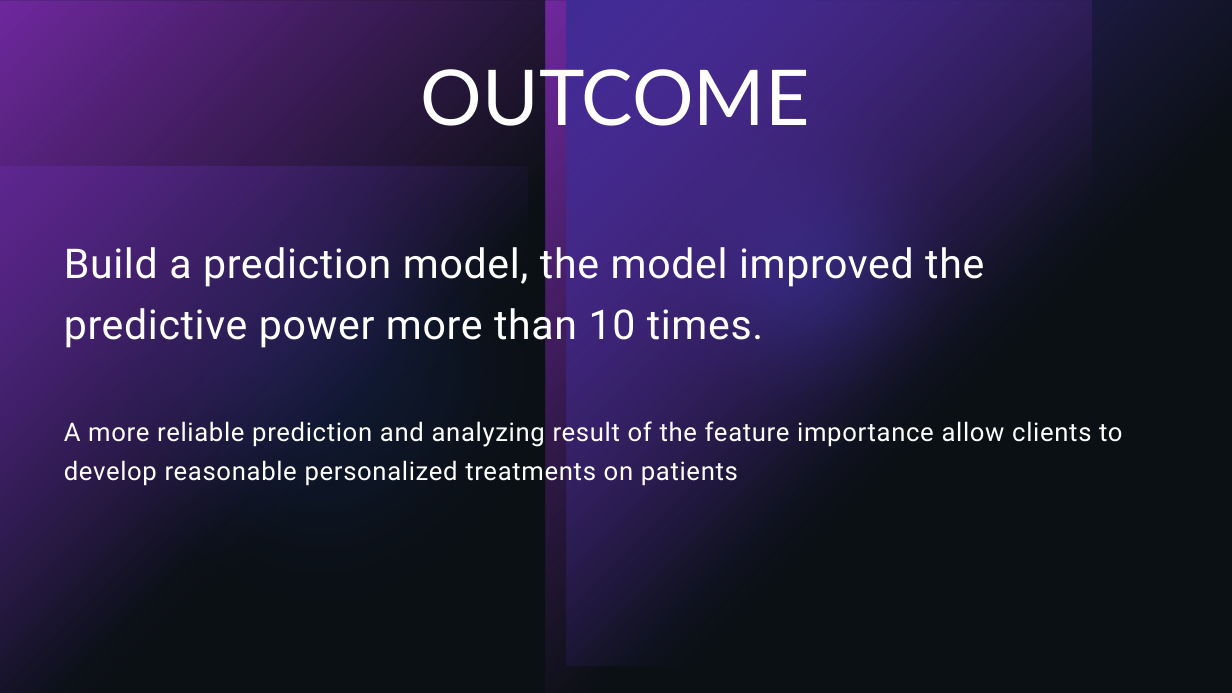
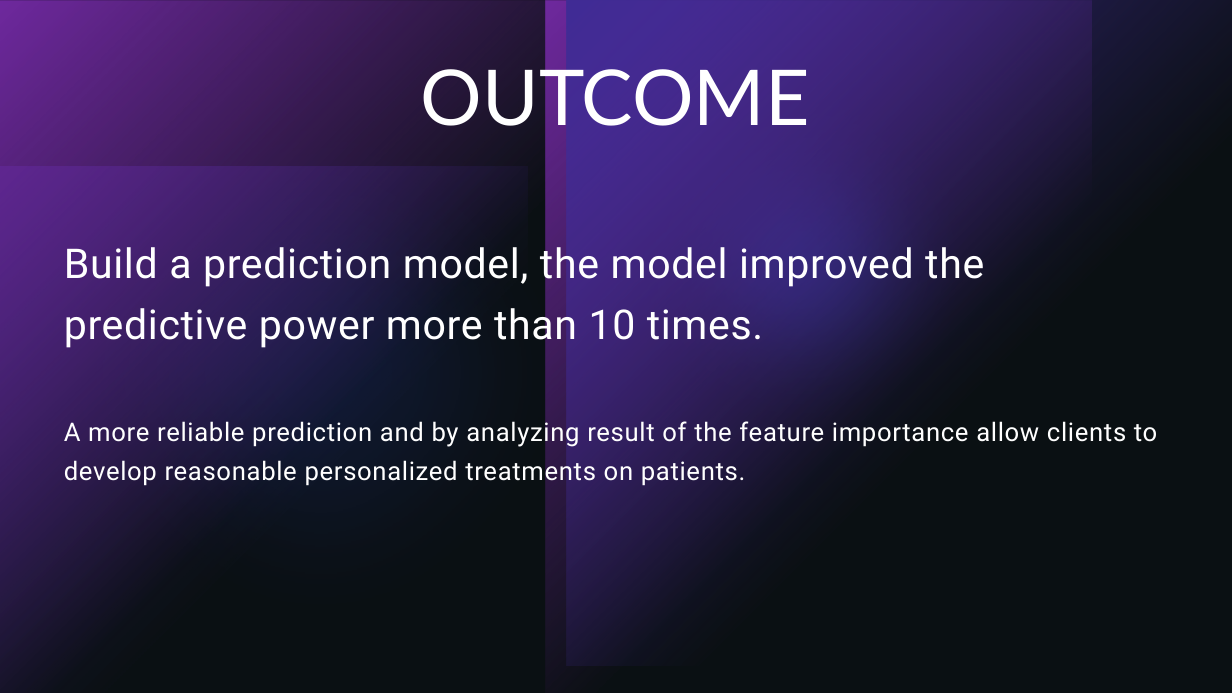
Before and after one commit to lovehideto/Springboard-files, a slide deck: slide 4 of capstone2/Presentation_Patient survival.pptx. Drawn at 1232x693 pixels with LibreOffice and Linux fonts; fonts in the diff are those of the drawing. Boxes give left, top, right and bottom in pixels: in the first picture for what was removed or moved away, otherwise in the second. Text is boxed around its words. In the diff, an @@ line names an element or a change of style, - is before the commit and + after.

```diff
--- a/capstone2/Presentation_Patient survival.pptx
+++ b/capstone2/Presentation_Patient survival.pptx
@@ text at (x1=64, y1=418, x2=1157, y2=486): text changed @@
-A more reliable prediction and analyzing result of the feature importance allow clients to develop reasonable personalized treatments on patients
+A more reliable prediction and by analyzing result of the feature importance allow clients to develop reasonable personalized treatments on patients.
```
Also in this commit, not shown: 1 other slide changed, 1 slide added.
